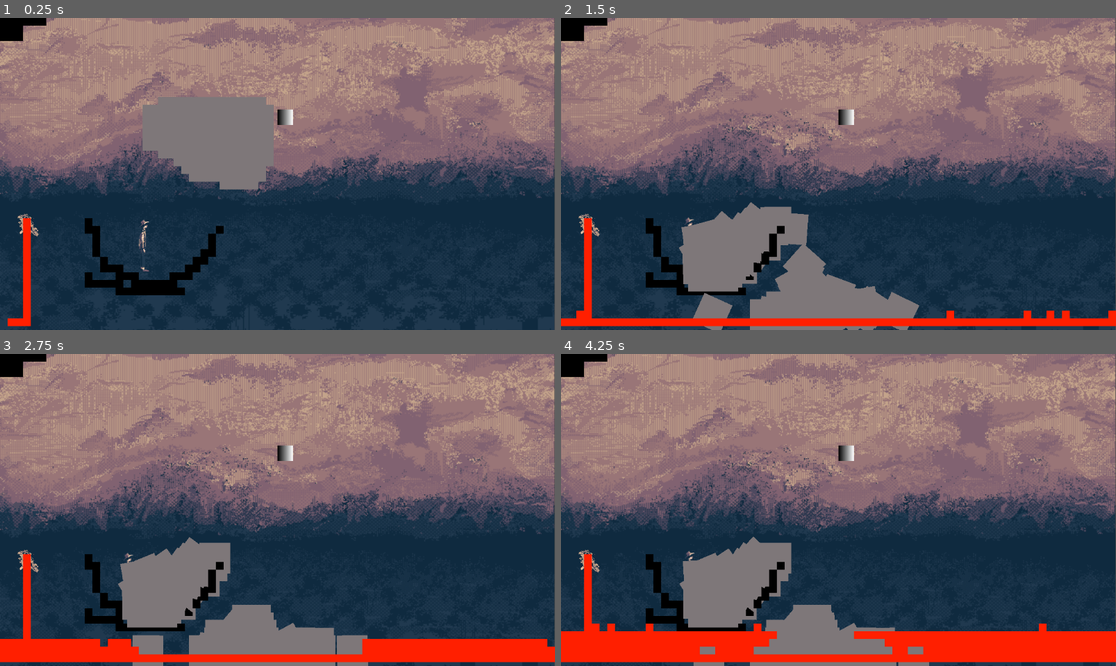
Above: before the commit, frames 1-4 (two rows, left to right).
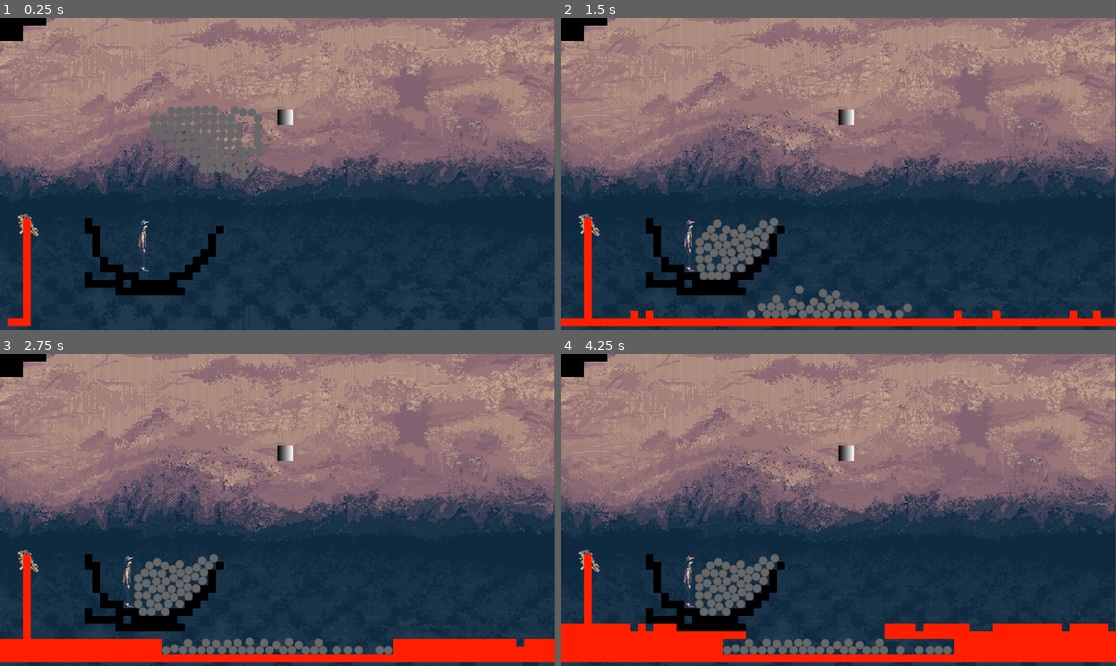
Above: after the commit, the same moments.

Repository: hellomynameisren/ludumdare
Game: Godot game, scene res://liquid/test_level.tscn
Two runs of this game, one before a commit and one after it. Both use one fixed random seed, a clock stepped at 60 frames per second and the inputs below. The project has no main scene, so this scene is started directly.
Inputs:
- Up to frame 1 (0.25 s): no input
- Up to frame 2 (1.5 s): no input
- Up to frame 3 (2.75 s): no input
- Up to frame 4 (4.25 s): no input

The runs differ from the first frame. In frame 1, 2.4% of the frame differs, in the area x 25-50%, y 25-56%; in frame 2, 7.4%; in frame 3, 6.9%; in frame 4, 7.9%, in the area x 0-99%, y 58-100%.
Error before the commit: Parse Error: Expected closing ")" after call arguments. (res://liquid/gravel.gd:38)

Commit message:
circular gravelL???

Diff:
--- a/liquid/gravel.gd
+++ b/liquid/gravel.gd
@@ -1,38 +1,28 @@
 extends RigidBody2D
 
-
 # Constants
-const GRAVITY = Vector2(0, 980)  # Gravity force vector
 const HORIZONTAL_SPEED = 50  # Max horizontal movement speed
 
 # Properties
-var velocity = Vector2()  # Current velocity of the gravel
 var horizontal_move = 0  # Direction of horizontal movement: -1 for left, 1 for right
 
 func _ready():
-	# Set process to true to enable _process function
-	self.process = true
+	set_process(true)
 
 func _process(delta):
-	# Apply gravity
-	velocity += GRAVITY * delta
-
 	# Apply stochastic horizontal movement
 	if randf() < 0.01:  # 1% chance per frame to change direction
-		horizontal_move = rand_range(-1, 1)  # Randomly choose -1, 0, or 1
+		horizontal_move = randf_range(-1, 1)
 
-	# Move horizontally if not colliding
+	# Apply impulse if not colliding
 	var horizontal_velocity = Vector2(horizontal_move * HORIZONTAL_SPEED, 0)
 	if not is_colliding_horizontally():
-		velocity.x = horizontal_velocity.x
-
-	# Move and slide to apply the final velocity, reset horizontal velocity for next frame
-	move_and_slide(velocity, Vector2.UP)
-	velocity.x = 0
+		apply_central_impulse(horizontal_velocity * mass * delta)
 
 # Check for horizontal collisions
 func is_colliding_horizontally() -> bool:
+	return false
 	# Assuming a collision shape of 20 units width, adjust as per your actual size
 	# Check both left and right side for collisions
-	return get_world_2d().direct_space_state.intersect_ray(global_position + Vector2(-10, 0), global_position + Vector2(-15, 0)) or \
-		   get_world_2d().direct_space_state.intersect_ray(global_position + Vector2(10, 0), global
+	# return get_world_2d().direct_space_state.intersect_ray(global_position + Vector2(-10, 0), global_position + Vector2(-15, 0)) \
+	#	or get_world_2d().direct_space_state.intersect_ray(global_position + Vector2(10, 0), global_position + Vector2(15, 0))
--- a/liquid/gravel.tscn
+++ b/liquid/gravel.tscn
@@ -1,22 +1,16 @@
-[gd_scene load_steps=5 format=3 uid="uid://x5xdy4o7h0wh"]
+[gd_scene load_steps=4 format=3 uid="uid://x5xdy4o7h0wh"]
 
 [ext_resource type="Script" path="res://liquid/gravel.gd" id="1_l1f2e"]
+[ext_resource type="Texture2D" uid="uid://g2tlp6bdflv5" path="res://assets/gravel_circle.png" id="2_sto0y"]
 
-[sub_resource type="RectangleShape2D" id="RectangleShape2D_lm3ju"]
-size = Vector2(16, 16)
-
-[sub_resource type="Gradient" id="Gradient_jrlvt"]
-offsets = PackedFloat32Array(0)
-colors = PackedColorArray(0.498039, 0.466667, 0.47451, 1)
-
-[sub_resource type="GradientTexture2D" id="GradientTexture2D_t6tj1"]
-gradient = SubResource("Gradient_jrlvt")
+[sub_resource type="CircleShape2D" id="CircleShape2D_87k6j"]
+radius = 9.0
 
 [node name="Gravel" type="RigidBody2D"]
 script = ExtResource("1_l1f2e")
 
 [node name="CollisionShape2D" type="CollisionShape2D" parent="."]
-shape = SubResource("RectangleShape2D_lm3ju")
+shape = SubResource("CircleShape2D_87k6j")
 
 [node name="Sprite2D" type="Sprite2D" parent="."]
-texture = SubResource("GradientTexture2D_t6tj1")
+texture = ExtResource("2_sto0y")
Binary file added: assets/gravel_circle.png
Not shown, added: assets/gravel_circle.png.import
